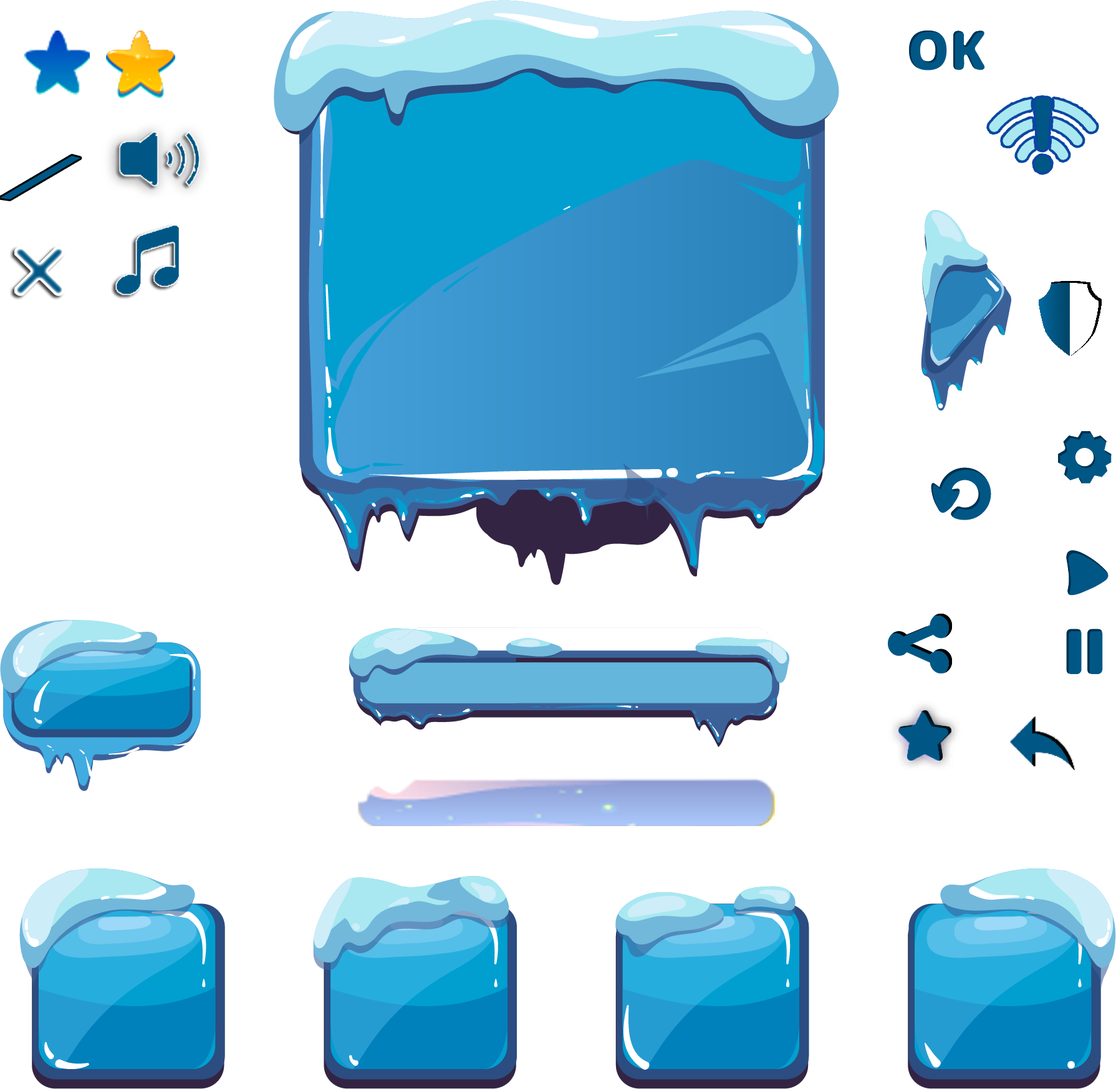
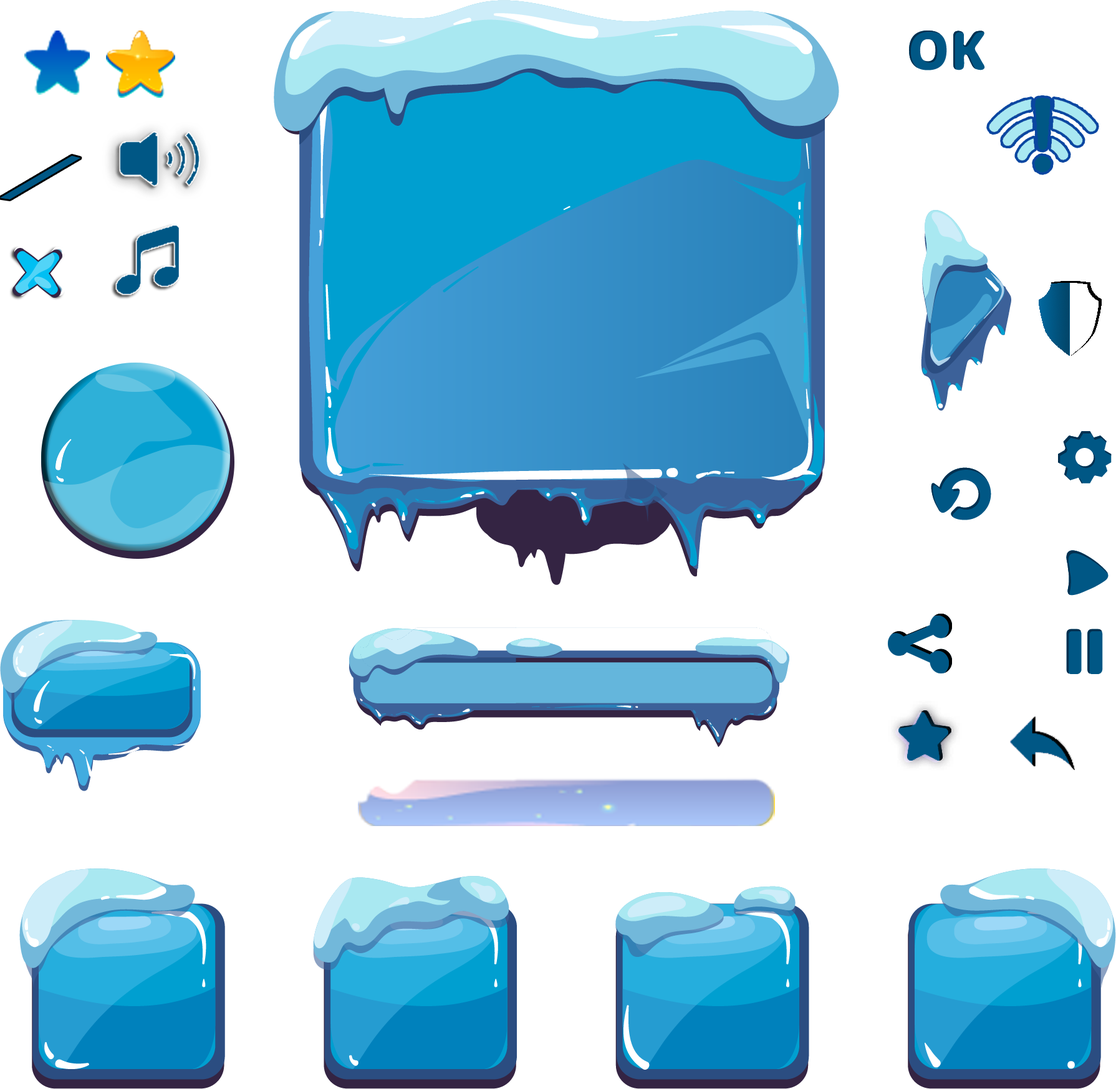
Layered file, before and after one edit (1116px x 1089px). Changes by layer:
added layer "Layer 16" above "Ellipse 2" over (44, 445, 230, 552)
added layer "Ellipse 2" above "Layer 17" over (95, 362, 176, 393)
added layer "Layer 17" above "Layer 18" over (54, 438, 72, 483)
added layer "Layer 18" above "Ellipse 1 copy" over (46, 373, 219, 545)
added layer "Ellipse 1 copy" above "Layer 19" over (41, 362, 230, 552)
added layer "Layer 20" above "Ellipse 3" over (14, 253, 55, 294)
added layer "Ellipse 3" above "Rounded Rectangle 2 copy 2" over (34, 276, 52, 289)
added layer "Rounded Rectangle 2 copy 2" above "Rounded Rectangle 2 copy" over (15, 251, 60, 295)
added layer "Rounded Rectangle 2 copy" above "Ellipse 1" over (12, 248, 63, 298)
added layer "Ellipse 1" above "Layer 15" over (41, 365, 235, 560)
